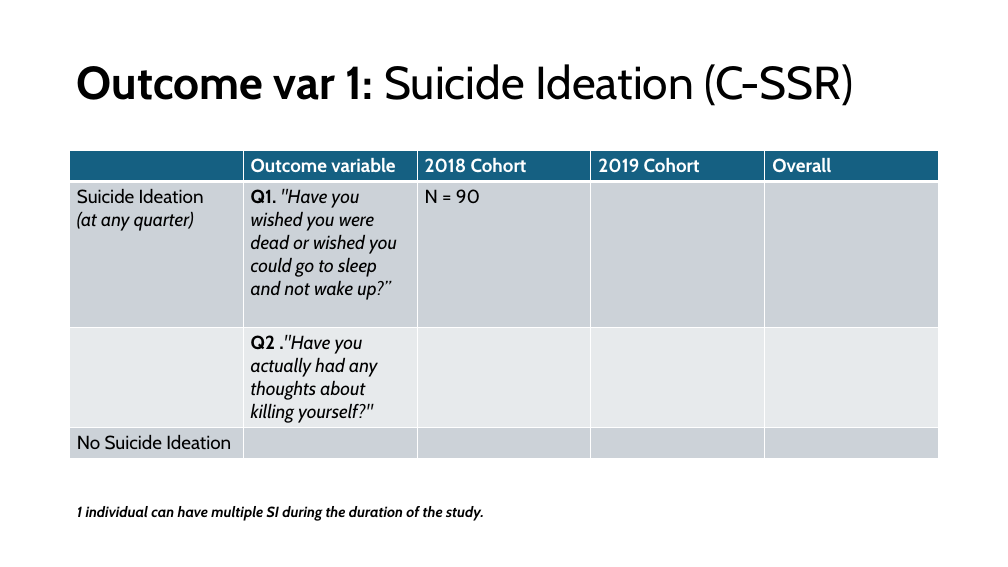
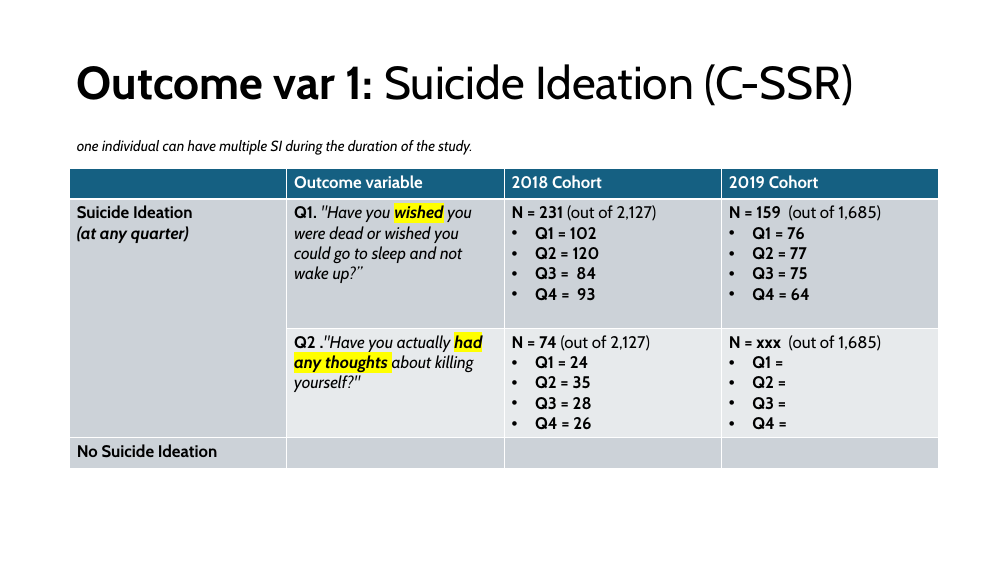
Before and after one commit to alexanderquispe/PassiveSensing-Symptoms-NetworkAnalysis, a slide deck: slide 7 of ORIE_5160_Final_Project_Presentation_11.20.24.pptx. Drawn at 1008x567 pixels with LibreOffice and Linux fonts; fonts in the diff are those of the drawing. Boxes give left, top, right and bottom in pixels: in the first picture for what was removed or moved away, otherwise in the second. Text is boxed around its words. In the diff, an @@ line names an element or a change of style, - is before the commit and + after.

```diff
--- a/ORIE_5160_Final_Project_Presentation_11.20.24.pptx
+++ b/ORIE_5160_Final_Project_Presentation_11.20.24.pptx
@@ text at (x1=77, y1=140, x2=472, y2=155): text changed; bold off @@
-1 individual can have multiple SI during the duration of the study.
+one individual can have multiple SI during the duration of the study.
@@ table at (x1=70, y1=169, x2=941, y2=467) @@
-column 3: 2018 Cohort | N = 90 |  | 
-column 4: 2019 Cohort |  |  | 
-column 5: Overall |  |  | 
+column 3: 2018 Cohort | N = 231 (out of 2,127) / Q1 = 102 / Q2 = 120 / Q3 = 84 / Q4 = 93 | N = 74 (out of 2,127) / Q1 = 24 / Q2 = 35 / Q3 = 28 / Q4 = 26 | 
+column 4: 2019 Cohort | N = 159 (out of 1,685) / Q1 = 76 / Q2 = 77 / Q3 = 75 / Q4 = 64 | N = xxx (out of 1,685) / Q1 = / Q2 = / Q3 = / Q4 = | 
@@ table resized from (x1=70, y1=151, x2=939, y2=477) to (x1=70, y1=169, x2=941, y2=467) @@
```
Also in this commit, not shown: 10 other files.
